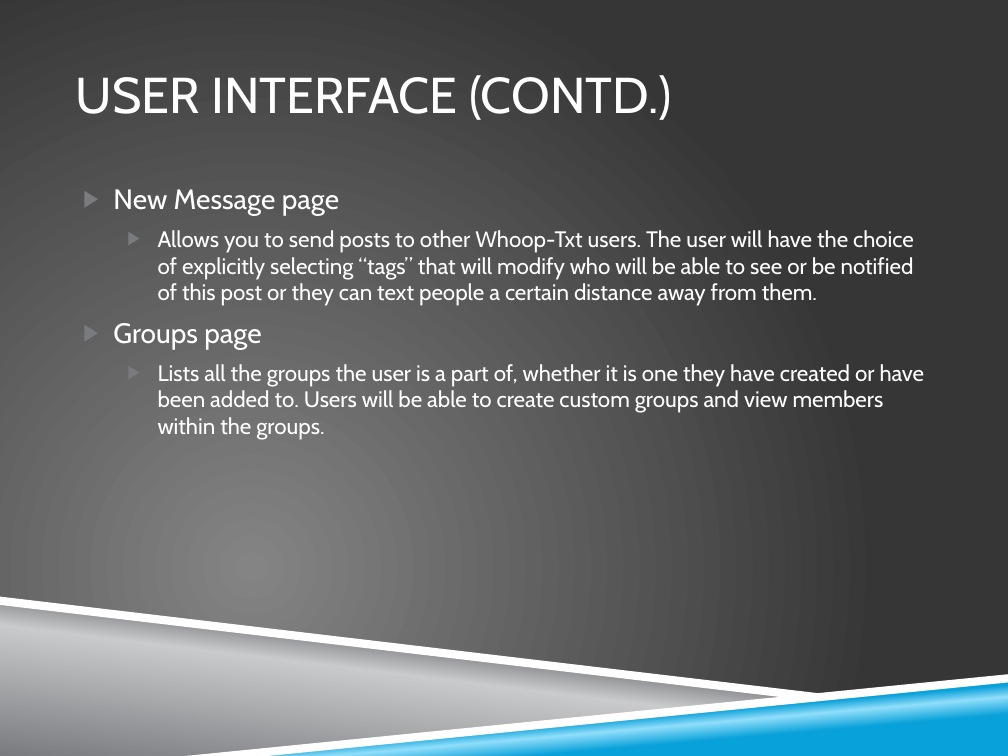
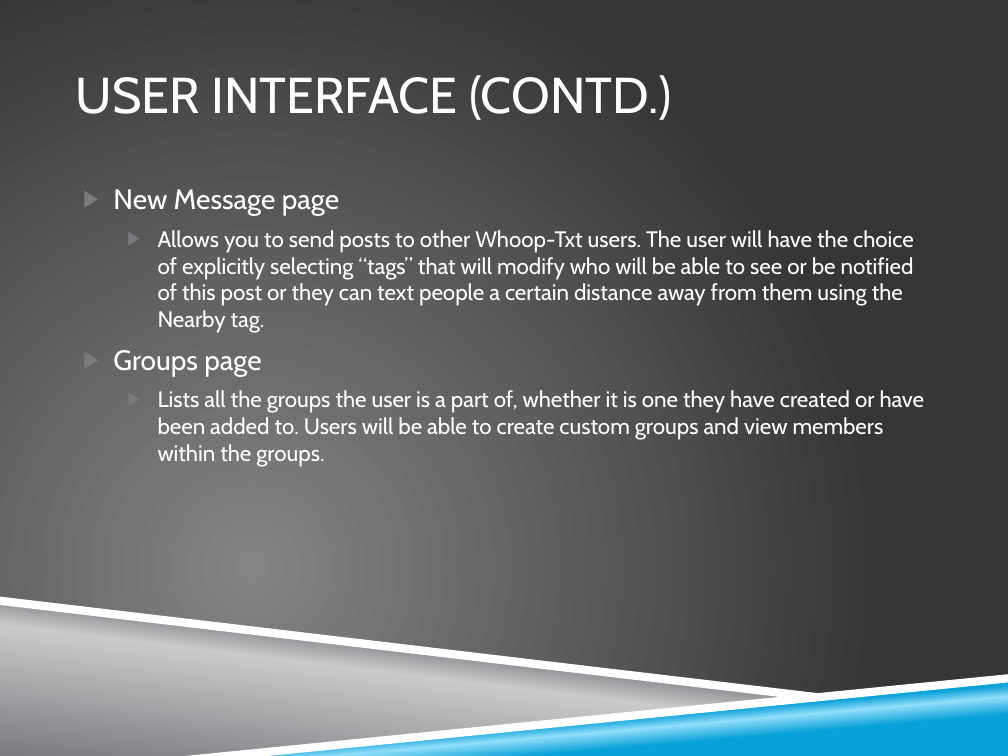
Before and after one commit to zkhalapyan/whoop-txt, a slide deck: slide 8 of doc/final_presentation.pptx. Drawn at 1008x756 pixels with LibreOffice and Linux fonts; fonts in the diff are those of the drawing; background and template pictures are left out. Boxes give left, top, right and bottom in pixels: in the first picture for what was removed or moved away, otherwise in the second. Text is boxed around its words. In the diff, an @@ line names an element or a change of style, - is before the commit and + after.

```diff
--- a/doc/final_presentation.pptx
+++ b/doc/final_presentation.pptx
@@ text at (158,230,914,333): text changed @@
-  ▶ Allows you to send posts to other Whoop-Txt users. The user will have the choice of explicitly selecting “tags” that will modify who will be able to see or be notified of this post or they can text people a certain distance away from them.
+  ▶ Allows you to send posts to other Whoop-Txt users. The user will have the choice of explicitly selecting “tags” that will modify who will be able to see or be notified of this post or they can text people a certain distance away from them using the Nearby tag.
```
Also in this commit, not shown: 9 other slides changed, 3 slides added.
